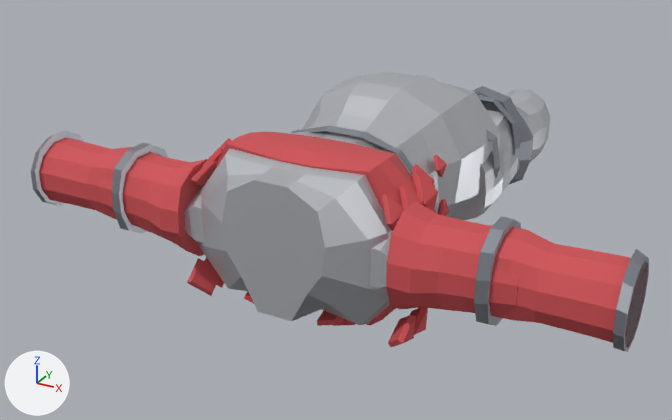
A saved change to the glTF model client/public/models/armour/armor_scale.glb.
Camera for both pictures: a 50 mm camera at (1.49, -4.33, 1.37) aimed at (-0.16, -1.32, -0.14). Lighting does not change. The marker at lower left points along +X, +Y and +Z. The first picture is the older version. Vertices at exactly the same position are counted once.

In view in the first picture: 'Abdomen', 'LowerArmL', 'LowerArmR', 'LowerLegL', 'Torso', 'UpperArmL', 'UpperArmR', 'UpperLegL'.
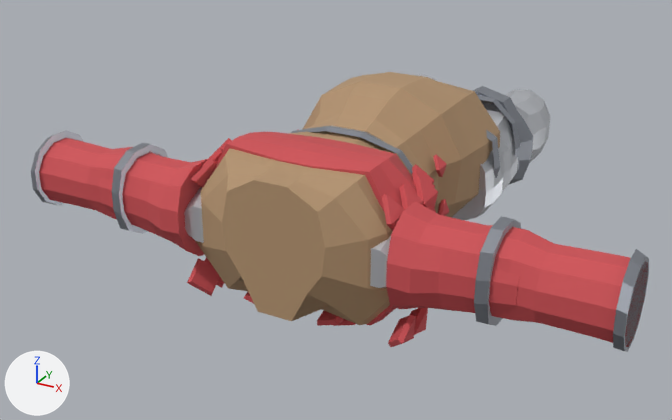
Where the change shows, as pixel boxes (x1, y1, x2, y2) in the pictures (672 x 420 px):
part 1 of me_abdomen, recoloured (darker): (303, 72, 500, 217) in both
part 2 of me_torso, recoloured: (196, 131, 412, 325) in both

What changed in the scene script:
```text
Add mat_wood:
    mat_wood = bpy.data.materials.new('Wood')
    # nodes: BsdfPrincipled, Mix, OutputMaterial, VertexColor
    # colours: brown #b3936f, mixed with the vertex colours
Change me_abdomen:
    where me_abdomen.from_pydata(...)  # 168 vertices, 300 faces; spans x -0.374..0.374, y -1.53..-0.92, z -0.215..0.389
    used by ob_abdomen; location = (0.0, 0.0, 0.0)
    me_abdomen part 1: all 188 faces that had it switch from mat_steel to mat_wood
Change me_torso:
    where me_torso.from_pydata(...)  # 597 vertices, 982 faces; spans x -0.522..0.522, y -2.04..-1.494, z -0.325..0.303
    used by ob_torso; location = (0.0, 0.0, 0.0)
    me_torso part 2: all 188 faces that had it switch from mat_steel to mat_wood
```
